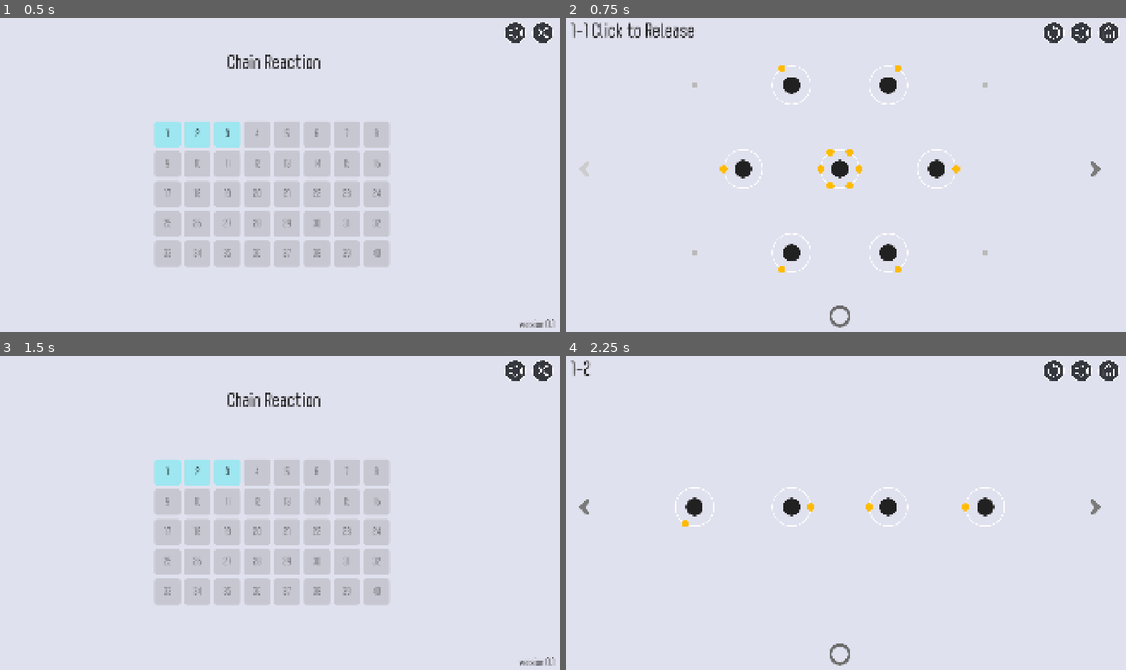
Above: before the commit, frames 1-4 (two rows, left to right).
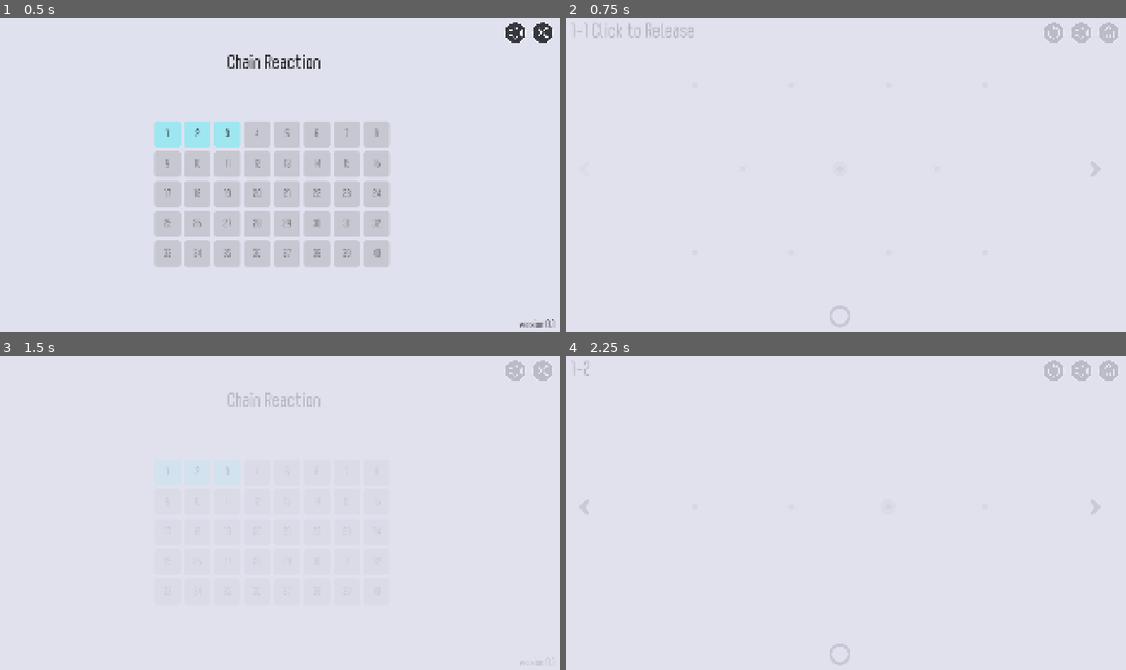
Above: after the commit, the same moments.

Repository: Ggross98/Godot-ChainReaction
Game: Godot game, scene res://scenes/main_menu.tscn
Two runs of this game, one before a commit and one after it. Both use one fixed random seed, a clock stepped at 60 frames per second and the inputs below. Sound files missing from this copy of the repository are replaced by a short silence.
Inputs (mouse positions are in pixels of both pictures, inside the frame that each line leads up to):
- Up to frame 1 (0.5 s): no input
- Up to frame 2 (0.75 s): click "1" at 0.5 s
- Up to frame 3 (1.5 s): click (543, 371) at 1.25 s
- Up to frame 4 (2.25 s): click "2" at 2 s

Frame 1 is identical in both runs. In frame 2, 2.8% of the frame differs, in the area x 0-99%, y 1-99%; in frame 3, 3.0%, in the area x 27-99%, y 1-99%; in frame 4, 1.6%.

Commit message:
增加关卡切换动效

Diff:
--- a/chain-reaction/project.godot
+++ b/chain-reaction/project.godot
@@ -18,6 +18,7 @@
 [autoload]
 
 AudioService="*res://scenes/audio_service.tscn"
+SceneFade="*res://scenes/scene_fade.tscn"
 
 [display]
 
--- a/chain-reaction/scenes/game.tscn
+++ b/chain-reaction/scenes/game.tscn
@@ -224,3 +224,16 @@
 texture_normal = ExtResource("12_kvuet")
 ignore_texture_size = true
 stretch_mode = 5
+
+[node name="InputShieldLayer" type="CanvasLayer" parent="."]
+layer = 80
+
+[node name="InputShield" type="Control" parent="InputShieldLayer"]
+visible = false
+layout_mode = 3
+anchors_preset = 15
+anchor_right = 1.0
+anchor_bottom = 1.0
+grow_horizontal = 2
+grow_vertical = 2
+mouse_filter = 0
--- /dev/null
+++ b/chain-reaction/scenes/scene_fade.tscn
@@ -0,0 +1,7 @@
+[gd_scene format=3]
+
+[ext_resource type="Script" path="res://scripts/view/scene_fade.gd" id="1_fade"]
+
+[node name="SceneFade" type="CanvasLayer"]
+layer = 128
+script = ExtResource("1_fade")
--- a/chain-reaction/scripts/core/hex_grid.gd
+++ b/chain-reaction/scripts/core/hex_grid.gd
@@ -71,6 +71,18 @@
 			return Vector2.ZERO
 
 
+static func odd_r_to_cube(x: int, y: int) -> Vector3i:
+	var q: int = x - ((y - (y & 1)) >> 1)
+	var r: int = y
+	return Vector3i(q, r, -q - r)
+
+
+static func odd_r_distance(x0: int, y0: int, x1: int, y1: int) -> int:
+	var a: Vector3i = odd_r_to_cube(x0, y0)
+	var b: Vector3i = odd_r_to_cube(x1, y1)
+	return maxi(maxi(absi(a.x - b.x), absi(a.y - b.y)), absi(a.z - b.z))
+
+
 static func bounce_dir(id: String) -> String:
 	match id:
 		"W":
--- a/chain-reaction/scripts/game.gd
+++ b/chain-reaction/scripts/game.gd
@@ -33,6 +33,7 @@
 @onready var debug_bar: HBoxContainer = $CanvasLayer/HUD/DebugBar
 @onready var map_prev_button: TextureButton = $CanvasLayer/HUD/PrevButton
 @onready var map_next_button: TextureButton = $CanvasLayer/HUD/NextButton
+@onready var input_shield: Control = $InputShieldLayer/InputShield
 
 
 func _ready() -> void:
@@ -68,12 +69,16 @@
 	session.pointer_move(board.pointer_logic())
 	session.advance(dt)
 	board.sync(session, dt)
+	input_shield.visible = board.is_transitioning()
 	_drain_collapse()
 	_sync_launch()
 	_refresh_hud()
 
 
 func _unhandled_input(event: InputEvent) -> void:
+	if input_shield.visible:
+		get_viewport().set_input_as_handled()
+		return
 	if event is InputEventMouseButton and event.button_index == MOUSE_BUTTON_LEFT:
 		var logic: Vector2 = board.pointer_logic()
 		if event.pressed:
@@ -146,7 +151,7 @@
 
 
 func _on_home() -> void:
-	get_tree().change_scene_to_file("res://scenes/main_menu.tscn")
+	SceneFade.go("res://scenes/main_menu.tscn")
 
 
 func _on_mute() -> void:
--- a/chain-reaction/scripts/main_menu.gd
+++ b/chain-reaction/scripts/main_menu.gd
@@ -87,4 +87,4 @@
 func _on_cell(map_id: String) -> void:
 	_GameLaunch.pack_path = _GameLaunch.CAMPAIGN
 	_GameLaunch.map_id = map_id
-	get_tree().change_scene_to_file("res://scenes/game.tscn")
+	SceneFade.go("res://scenes/game.tscn")
--- a/chain-reaction/scripts/view/atom_view.gd
+++ b/chain-reaction/scripts/view/atom_view.gd
@@ -113,7 +113,10 @@
 		root_scale = value
 		_on_look_changed()
 
+const ASSEMBLE_FROM := 0.85
+
 var atom_id: int = -1
+var board_cell: Vector2i = Vector2i.ZERO
 var nuclei: Sprite2D
 var orbit0: Sprite2D
 var orbit1: Sprite2D
@@ -123,6 +126,7 @@
 var parked_root: Node2D
 
 var _collapse_t: float = -1.0
+var _assemble: float = 1.0
 var _parked_pool: Array = []
 var _look_ready: bool = false
 var _board_w: int = 1
@@ -251,12 +255,22 @@
 	])
 
 
+func set_assemble(k: float) -> void:
+	_assemble = clampf(k, 0.0, 1.0)
+	_apply_assemble()
+
+
+func assemble_k() -> float:
+	return _assemble
+
+
 func reset_collapse() -> void:
 	_collapse_t = -1.0
 	visible = true
 	modulate.a = 1.0
 	if nuclei:
 		nuclei.scale = _nuclei_ppu_scale()
+	_apply_assemble()
 
 
 func sync(atom, hovering: bool, drag_logic, dt: float) -> void:
@@ -264,6 +278,7 @@
 		return
 	_ensure_children()
 	atom_id = atom.id
+	board_cell = Vector2i(atom.x, atom.y)
 	if atom.collapsed:
 		_run_collapse(dt)
 		return
@@ -276,14 +291,16 @@
 	var group: int = atom.group if behavior.is_entangled() else 0
 	var base := _group_color(group, false)
 	var hi := _group_color(group, true)
-	if hovering and behavior.press_action() == "release":
+	var show_hover: bool = hovering and _assemble >= 1.0 and behavior.press_action() == "release"
+	if show_hover:
 		nuclei.modulate = hi
 	else:
 		nuclei.modulate = base
-	nuclei.scale = _nuclei_ppu_scale(hover_scale if hovering else 1.0)
+	nuclei.scale = _nuclei_ppu_scale(hover_scale if show_hover else 1.0)
 	_refresh_orbits(atom, behavior)
 	_refresh_parked(atom)
 	arrows.visible = behavior.can_drag()
+	_apply_assemble()
 
 
 func last_solid_orbit() -> Sprite2D:
@@ -413,6 +430,18 @@
 	scale = Vector2.ONE * s
 
 
+func _apply_assemble() -> void:
+	if Engine.is_editor_hint():
+		return
+	var c := modulate
+	c.a = _assemble
+	modulate = c
+	var s: float = root_scale
+	if _assemble < 1.0:
+		s *= lerpf(ASSEMBLE_FROM, 1.0, _assemble)
+	scale = Vector2.ONE * s
+
+
 func _apply_look() -> void:
 	_ensure_children()
 	_apply_root_scale()
@@ -432,6 +461,7 @@
 		if s is Sprite2D:
 			s.modulate = neutron_color
 			s.scale = _ViewTransform.sprite_scale(ppu_default)
+	_apply_assemble()
 
 
 func _apply_preview_pose() -> void:
--- /dev/null
+++ b/chain-reaction/scripts/view/board_transition.gd
@@ -0,0 +1,78 @@
+class_name BoardTransition
+extends RefCounted
+
+const _HexGrid := preload("res://scripts/core/hex_grid.gd")
+
+const ATOM_IN := 0.22
+const ATOM_OUT := 0.18
+const STAGGER := 0.03
+const STAGGER_CAP := 0.25
+const ENTER_OVERLAP := 0.08
+
+var _t: float = 0.0
+var _active: bool = false
+var _enter_delay: Dictionary = {}
+var _exit_delay: Dictionary = {}
+var _enter_offset: float = 0.0
+var _end_t: float = 0.0
+
+
+func begin(enter_cells: Array[Vector2i], exit_cells: Array[Vector2i], origin: Vector2i) -> void:
+	_t = 0.0
+	_enter_delay.clear()
+	_exit_delay.clear()
+	_enter_offset = ENTER_OVERLAP if not exit_cells.is_empty() else 0.0
+	var max_end := 0.0
+	for cell in enter_cells:
+		var delay := _delay(origin, cell)
+		_enter_delay[cell] = delay
+		max_end = maxf(max_end, _enter_offset + delay + ATOM_IN)
+	for cell in exit_cells:
+		var delay := _delay(origin, cell)
+		_exit_delay[cell] = delay
+		max_end = maxf(max_end, delay + ATOM_OUT)
+	_end_t = max_end
+	_active = max_end > 0.0
+
+
+func tick(dt: float) -> void:
+	if not _active:
+		return
+	_t += dt
+	if _t >= _end_t:
+		_t = _end_t
+		_active = false
+
+
+func is_active() -> bool:
+	return _active
+
+
+func enter_k(cell: Vector2i) -> float:
+	if not _enter_delay.has(cell):
+		return 1.0
+	var start: float = _enter_offset + float(_enter_delay[cell])
+	if ATOM_IN <= 0.0:
+		return 1.0
+	return clampf((_t - start) / ATOM_IN, 0.0, 1.0)
+
+
+func exit_k(cell: Vector2i) -> float:
+	if not _exit_delay.has(cell):
+		return 0.0
+	var start: float = float(_exit_delay[cell])
+	if ATOM_OUT <= 0.0:
+		return 0.0
+	return 1.0 - clampf((_t - start) / ATOM_OUT, 0.0, 1.0)
+
+
+func cut() -> void:
+	_active = false
+	_t = _end_t
+	_enter_delay.clear()
+	_exit_delay.clear()
+
+
+func _delay(origin: Vector2i, cell: Vector2i) -> float:
+	var dist: int = _HexGrid.odd_r_distance(origin.x, origin.y, cell.x, cell.y)
+	return minf(float(dist) * STAGGER, STAGGER_CAP)
--- a/chain-reaction/scripts/view/board_view.gd
+++ b/chain-reaction/scripts/view/board_view.gd
@@ -5,6 +5,8 @@
 const _HexGrid := preload("res://scripts/core/hex_grid.gd")
 const ATOM_SCENE := preload("res://prefabs/atom_view.tscn")
 const NEUTRON_SCENE := preload("res://prefabs/neutron_view.tscn")
+
+const _BoardTransition := preload("res://scripts/view/board_transition.gd")
 
 const ORBIT_FADE_TIME := 0.1
 const ORBIT_FADE_SCALE := 1.75
@@ -18,9 +20,12 @@
 var _atoms_root: Node2D
 var _neutrons_root: Node2D
 var _vfx: Node2D
+var _ghost_root: Node2D
 var _atom_views: Dictionary = {}
 var _neutron_views: Dictionary = {}
 var _fades: Array = []
+var _ghost_cells: Dictionary = {}
+var _transition = _BoardTransition.new()
 
 
 func _ready() -> void:
@@ -47,33 +52,94 @@
 	add_child(_vfx)
 
 
+func is_transitioning() -> bool:
+	return _transition.is_active()
+
+
 func sync(session, dt: float) -> void:
 	_ensure_layers()
 	if session == null or session.sim == null:
 		return
 	if _epoch != session.board_epoch:
-		_rebuild(session)
+		_begin_swap(session)
+	_transition.tick(dt)
 	var sim = session.sim
 	_drain_events(sim)
 	_sync_atoms(session, dt)
 	_sync_neutrons(sim, dt)
+	_tick_ghosts()
 	_tick_fades(dt)
+	if not _transition.is_active():
+		_free_ghosts()
 
 
 func pointer_logic() -> Vector2:
 	return _ViewTransform.view_to_logic(to_local(get_global_mouse_position()))
 
 
-func _rebuild(session) -> void:
+func _begin_swap(session) -> void:
+	if _transition.is_active():
+		_transition.cut()
+		_free_ghosts()
+	var exit_cells: Array[Vector2i] = _stash_ghosts()
 	_epoch = session.board_epoch
 	_event_i = 0
-	_clear_children(_marks)
-	_clear_children(_atoms_root)
+	_rebuild_marks(session)
 	_clear_children(_neutrons_root)
 	_clear_children(_vfx)
-	_atom_views.clear()
 	_neutron_views.clear()
 	_fades.clear()
+	_atom_views.clear()
+	_atoms_root = Node2D.new()
+	_atoms_root.name = "Atoms"
+	_atoms_root.z_index = 1
+	add_child(_atoms_root)
+	var enter_cells: Array[Vector2i] = []
+	for atom in session.sim.atoms:
+		if atom.collapsed:
+			continue
+		enter_cells.append(Vector2i(atom.x, atom.y))
+	_transition.begin(enter_cells, exit_cells, _origin_cell(enter_cells))
+
+
+func _stash_ghosts() -> Array[Vector2i]:
+	var cells: Array[Vector2i] = []
+	_ghost_cells.clear()
+	if _atoms_root == null:
+		return cells
+	for view in _atom_views.values():
+		if view == null or not is_instance_valid(view):
+			continue
+		if not view.visible or view.modulate.a <= 0.01:
+			continue
+		var cell: Vector2i = view.board_cell
+		cells.append(cell)
+		_ghost_cells[view] = cell
+	if cells.is_empty():
+		_atoms_root.name = "AtomsOld"
+		_atoms_root.queue_free()
+		_atoms_root = null
+		return cells
+	_ghost_root = _atoms_root
+	_ghost_root.name = "Ghosts"
+	_ghost_root.z_index = 4
+	_atoms_root = null
+	return cells
+
+
+func _origin_cell(cells: Array[Vector2i]) -> Vector2i:
+	if cells.is_empty():
+		return Vector2i.ZERO
+	var sx := 0
+	var sy := 0
+	for cell in cells:
+		sx += cell.x
+		sy += cell.y
+	return Vector2i(int(round(float(sx) / float(cells.size()))), int(round(float(sy) / float(cells.size()))))
+
+
+func _rebuild_marks(session) -> void:
+	_clear_children(_marks)
 	var sim = session.sim
 	for y in range(sim.height):
 		var row_w: int = sim.width if y % 2 == 0 else sim.width - 1
@@ -89,10 +155,11 @@
 
 func _sync_atoms(session, dt: float) -> void:
 	var sim = session.sim
+	var busy: bool = _transition.is_active()
 	var hover = null
-	if sim.state == "waiting":
+	if not busy and sim.state == "waiting":
 		hover = session.pick_atom(session.pointer)
-	var drag = sim.get_drag_atom()
+	var drag = null if busy else sim.get_drag_atom()
 	var seen: Dictionary = {}
 	for atom in sim.atoms:
 		seen[atom.id] = true
@@ -102,12 +169,36 @@
 			_atoms_root.add_child(view)
 			_atom_views[atom.id] = view
 		view.set_board_size(sim.width, sim.height)
+		var cell := Vector2i(atom.x, atom.y)
+		if busy:
+			view.set_assemble(_transition.enter_k(cell))
+		else:
+			view.set_assemble(1.0)
 		var drag_logic = session.pointer if drag != null and drag.id == atom.id else null
-		view.sync(atom, hover != null and hover.id == atom.id, drag_logic, dt)
+		var hovering: bool = hover != null and hover.id == atom.id
+		view.sync(atom, hovering, drag_logic, dt)
 	for id in _atom_views.keys():
-		if not seen.has(id):
-			_atom_views[id].queue_free()
-			_atom_views.erase(id)
+		if seen.has(id):
+			continue
+		_atom_views[id].queue_free()
+		_atom_views.erase(id)
+
+
+func _tick_ghosts() -> void:
+	if _ghost_root == null:
+		return
+	for view in _ghost_cells.keys():
+		if view == null or not is_instance_valid(view):
+			continue
+		var cell: Vector2i = _ghost_cells[view]
+		view.set_assemble(_transition.exit_k(cell))
+
+
+func _free_ghosts() -> void:
+	if _ghost_root != null:
+		_ghost_root.queue_free()
+		_ghost_root = null
+	_ghost_cells.clear()
 
 
 func _sync_neutrons(sim, dt: float) -> void:
--- /dev/null
+++ b/chain-reaction/scripts/view/scene_fade.gd
@@ -0,0 +1,103 @@
+extends CanvasLayer
+
+const _ViewTransform := preload("res://scripts/view/view_transform.gd")
+
+const FADE_SECONDS := 0.15
+
+enum Phase { IDLE, COVERING, SWAP, REVEALING }
+
+var _phase: int = Phase.IDLE
+var _t: float = 0.0
+var _pending_path: String = ""
+var _fade: ColorRect
+var _swallow: Control
+
+
+func _ready() -> void:
+	layer = 128
+	_ensure()
+	_apply_busy()
+
+
+func go(scene_path: String) -> void:
+	_ensure()
+	if scene_path.is_empty():
+		return
+	_pending_path = scene_path
+	if _phase == Phase.IDLE:
+		_phase = Phase.COVERING
+		_t = 0.0
+	elif _phase == Phase.REVEALING:
+		var k: float = 0.0 if FADE_SECONDS <= 0.0 else clampf(_t / FADE_SECONDS, 0.0, 1.0)
+		var alpha: float = 1.0 - k
+		_phase = Phase.COVERING
+		_t = alpha * FADE_SECONDS
+	_apply_busy()
+
+
+func is_busy() -> bool:
+	return _phase != Phase.IDLE
+
+
+func _process(dt: float) -> void:
+	_ensure()
+	if _phase == Phase.IDLE:
+		return
+	if _phase == Phase.COVERING:
+		_t += dt
+		var k: float = 1.0 if FADE_SECONDS <= 0.0 else clampf(_t / FADE_SECONDS, 0.0, 1.0)
+		_set_alpha(k)
+		if k >= 1.0:
+			_swap()
+	elif _phase == Phase.REVEALING:
+		_t += dt
+		var k: float = 1.0 if FADE_SECONDS <= 0.0 else clampf(_t / FADE_SECONDS, 0.0, 1.0)
+		_set_alpha(1.0 - k)
+		if k >= 1.0:
+			_phase = Phase.IDLE
+			_set_alpha(0.0)
+			_apply_busy()
+
+
+func _swap() -> void:
+	var path := _pending_path
+	_pending_path = ""
+	if not path.is_empty() and is_inside_tree():
+		get_tree().change_scene_to_file(path)
+	_phase = Phase.REVEALING
+	_t = 0.0
+	_set_alpha(1.0)
+	_apply_busy()
+
+
+func _ensure() -> void:
+	if _fade != null:
+		return
+	_swallow = Control.new()
+	_swallow.name = "Swallow"
+	_swallow.set_anchors_and_offsets_preset(Control.PRESET_FULL_RECT)
+	_swallow.mouse_filter = Control.MOUSE_FILTER_IGNORE
+	add_child(_swallow)
+	_fade = ColorRect.new()
+	_fade.name = "Fade"
+	var fill := _ViewTransform.CLEAR_COLOR
+	fill.a = 0.0
+	_fade.color = fill
+	_fade.set_anchors_and_offsets_preset(Control.PRESET_FULL_RECT)
+	_fade.mouse_filter = Control.MOUSE_FILTER_IGNORE
+	add_child(_fade)
+
+
+func _set_alpha(alpha: float) -> void:
+	if _fade == null:
+		return
+	var fill: Color = _fade.color
+	fill.a = clampf(alpha, 0.0, 1.0)
+	_fade.color = fill
+
+
+func _apply_busy() -> void:
+	_ensure()
+	var filter: Control.MouseFilter = Control.MOUSE_FILTER_STOP if is_busy() else Control.MOUSE_FILTER_IGNORE
+	_swallow.mouse_filter = filter
+	_fade.mouse_filter = filter
--- /dev/null
+++ b/chain-reaction/tests/run_phase_f.gd
@@ -0,0 +1,199 @@
+extends SceneTree
+
+const _HexGrid := preload("res://scripts/core/hex_grid.gd")
+const _BoardTransition := preload("res://scripts/view/board_transition.gd")
+const _AtomView := preload("res://scripts/view/atom_view.gd")
+const _GameSession := preload("res://scripts/app/game_session.gd")
+const _GameLaunch := preload("res://scripts/app/game_launch.gd")
+const _SaveAccount := preload("res://scripts/app/save_account.gd")
+const _BoardView := preload("res://scripts/view/board_view.gd")
+const ATOM_SCENE := preload("res://prefabs/atom_view.tscn")
+const _SceneFadeScript := preload("res://scripts/view/scene_fade.gd")
+
+const TEST_PATH := "user://phase_f_test.cfg"
+
+var _failures: int = 0
+var _saved_path: String = ""
+
+
+func _init() -> void:
+	print("=== Phase F tests ===")
+	_saved_path = _SaveAccount.path
+	_SaveAccount.path = TEST_PATH
+	if FileAccess.file_exists(TEST_PATH):
+		DirAccess.remove_absolute(ProjectSettings.globalize_path(TEST_PATH))
+	_SaveAccount.reset_memory()
+	_test_odd_r_distance()
+	_test_transition_empty_not_active()
+	_test_transition_enter_timing()
+	_test_transition_stagger_cap()
+	_test_transition_cut()
+	_test_atom_assemble_pose()
+	_test_board_view_transitions()
+	_test_session_reload_does_not_wait()
+	_test_scene_fade_busy()
+	if FileAccess.file_exists(TEST_PATH):
+		DirAccess.remove_absolute(ProjectSettings.globalize_path(TEST_PATH))
+	_SaveAccount.path = _saved_path
+	_SaveAccount.reset_memory()
+	print("=== %d failure(s) ===" % _failures)
+	quit(1 if _failures > 0 else 0)
+
+
+func _check(cond: bool, msg: String) -> void:
+	if cond:
+		print("  OK   %s" % msg)
+	else:
+		_failures += 1
+		print("  FAIL %s" % msg)
+
+
+func _cells(coords: Array) -> Array[Vector2i]:
+	var out: Array[Vector2i] = []
+	for c in coords:
+		out.append(c)
+	return out
+
+
+func _test_odd_r_distance() -> void:
+	print("-- HexGrid.odd_r_distance")
+	_check(_HexGrid.odd_r_distance(0, 0, 0, 0) == 0, "identity is 0")
+	_check(_HexGrid.odd_r_distance(0, 0, 1, 0) == 1, "even-row east neighbor is 1")
+	_check(_HexGrid.odd_r_distance(0, 0, 0, 1) == 1, "even-row NE neighbor is 1")
+	_check(_HexGrid.odd_r_distance(0, 0, 1, 1) == 2, "(0,0) to (1,1) is 2")
+
+
+func _test_transition_empty_not_active() -> void:
+	print("-- BoardTransition empty")
+	var tr := _BoardTransition.new()
+	tr.begin(_cells([]), _cells([]), Vector2i.ZERO)
+	_check(not tr.is_active(), "empty begin is not active")
+
+
+func _test_transition_enter_timing() -> void:
+	print("-- BoardTransition enter timing")
+	var origin := Vector2i(2, 2)
+	var enter := _cells([
+		origin,
+		Vector2i(1, 2),
+		Vector2i(3, 2),
+		Vector2i(2, 1),
+		Vector2i(2, 3),
+		Vector2i(1, 1),
+		Vector2i(3, 1),
+	])
+	var tr := _BoardTransition.new()
+	tr.begin(enter, _cells([]), origin)
+	_check(tr.is_active(), "seven-cell enter is active")
+	for c in enter:
+		_check(is_equal_approx(tr.enter_k(c), 0.0), "enter_k 0 at t=0 for %s" % str(c))
+	tr.tick(1.0)
+	for c in enter:
+		_check(is_equal_approx(tr.enter_k(c), 1.0), "enter_k 1 at t=1 for %s" % str(c))
+	_check(not tr.is_active(), "complete after 1s")
+
+
+func _test_transition_stagger_cap() -> void:
+	print("-- BoardTransition stagger cap")
+	var far := Vector2i(20, 0)
+	var tr := _BoardTransition.new()
+	tr.begin(_cells([far]), _cells([]), Vector2i.ZERO)
+	var max_t: float = _BoardTransition.STAGGER_CAP + _BoardTransition.ATOM_IN + 0.001
+	tr.tick(max_t)
+	_check(is_equal_approx(tr.enter_k(far), 1.0), "far cell finishes within cap")
+	_check(not tr.is_active(), "far-cell duration respects stagger cap")
+	var tr2 := _BoardTransition.new()
+	tr2.begin(_cells([far]), _cells([Vector2i(0, 0)]), Vector2i.ZERO)
+	var with_exit: float = _BoardTransition.STAGGER_CAP + _BoardTransition.ATOM_IN + _BoardTransition.ENTER_OVERLAP + 0.001
+	tr2.tick(with_exit)
+	_check(not tr2.is_active(), "exit+enter duration still capped")
+
+
+func _test_transition_cut() -> void:
+	print("-- BoardTransition cut")
+	var tr := _BoardTransition.new()
+	tr.begin(_cells([Vector2i(0, 0)]), _cells([]), Vector2i.ZERO)
+	tr.tick(0.05)
+	_check(tr.is_active(), "active before cut")
+	tr.cut()
+	_check(not tr.is_active(), "cut clears active")
+
+
+func _dummy_atom() -> Object:
+	var session = _GameSession.new()
+	session.start_pack(_GameLaunch.CAMPAIGN, "1-1")
+	return session.sim.atoms[0]
+
+
+func _test_atom_assemble_pose() -> void:
+	print("-- AtomView assemble")
+	var view = ATOM_SCENE.instantiate()
+	root.add_child(view)
+	view.set_assemble(0.0)
+	_check(is_equal_approx(view.assemble_k(), 0.0), "assemble_k stores 0")
+	_check(is_equal_approx(view.modulate.a, 0.0), "assemble 0 is alpha 0")
+	var atom = _dummy_atom()
+	view.set_board_size(4, 3)
+	view.set_assemble(1.0)
+	view.sync(atom, false, null, 0.0)
+	_check(is_equal_approx(view.modulate.a, 1.0), "assemble 1 after sync is alpha 1")
+	view.set_assemble(0.3)
+	view.sync(atom, true, null, 0.0)
+	_check(is_equal_approx(view.assemble_k(), 0.3), "reset_collapse does not force assemble to 1")
+	_check(is_equal_approx(view.modulate.a, 0.3), "assemble 0.3 keeps alpha")
+	var ppu: float = 1.0 / view.ppu_default
+	_check(is_equal_approx(view.nuclei.scale.x, ppu), "hover scale off while assembling")
+	view.queue_free()
+
+
+func _test_board_view_transitions() -> void:
+	print("-- BoardView is_transitioning")
+	var session = _GameSession.new()
+	session.start_pack(_GameLaunch.CAMPAIGN, "1-1")
+	var board = _BoardView.new()
+	root.add_child(board)
+	board.sync(session, 0.0)
+	_check(board.is_transitioning(), "first epoch assemble is busy")
+	var atoms_root: Node = board.get_node_or_null("Atoms")
+	_check(atoms_root != null and atoms_root.get_child_count() == session.sim.atoms.size(), "atoms spawn during assemble")
+	board.sync(session, 1.0)
+	_check(not board.is_transitioning(), "assemble finishes after 1s")
+	session.restart_immediate()
+	board.sync(session, 0.0)
+	_check(board.is_transitioning(), "reload with leftovers starts a swap")
+	board.sync(session, 1.0)
+	_check(not board.is_transitioning(), "swap finishes after 1s")
+	board.queue_free()
+
+
+func _test_session_reload_does_not_wait() -> void:
+	print("-- session reload ignores visuals")
+	var session = _GameSession.new()
+	_check(session.start_pack(_GameLaunch.CAMPAIGN, "1-1"), "loads 1-1")
+	session.pointer_press(_HexGrid.cell_to_world(4, 3, 1, 1))
+	var guard := 0
+	while session.sim.state == "reacting" and guard < 600:
+		session.advance(1.0 / 60.0)
+		guard += 1
+	_check(session.sim.state == "win", "won 1-1")
+	session.advance(2.02)
+	_check(session.map_id() == "1-2", "after 2s loads 1-2 with no BoardView")
+	_check(session.sim.state == "waiting", "next map waiting")
+	_check(session.hud_state() == "", "state copy cleared")
+
+
+func _test_scene_fade_busy() -> void:
+	print("-- SceneFade busy window")
+	var fade = _SceneFadeScript.new()
+	root.add_child(fade)
+	fade._ready()
+	_check(not fade.is_busy(), "idle is not busy")
+	fade.go("res://scenes/main_menu.tscn")
+	_check(fade.is_busy(), "go starts busy")
+	fade._process(0.07)
+	_check(fade.is_busy(), "still covering at 0.07s")
+	fade._process(0.10)
+	_check(fade.is_busy(), "busy through swap into reveal")
+	fade._process(0.16)
+	_check(not fade.is_busy(), "idle after cover+reveal")
+	fade.queue_free()
Not shown, added: chain-reaction/scripts/view/board_transition.gd.uid
Not shown, added: chain-reaction/scripts/view/scene_fade.gd.uid
Not shown, added: chain-reaction/tests/run_phase_f.gd.uid
